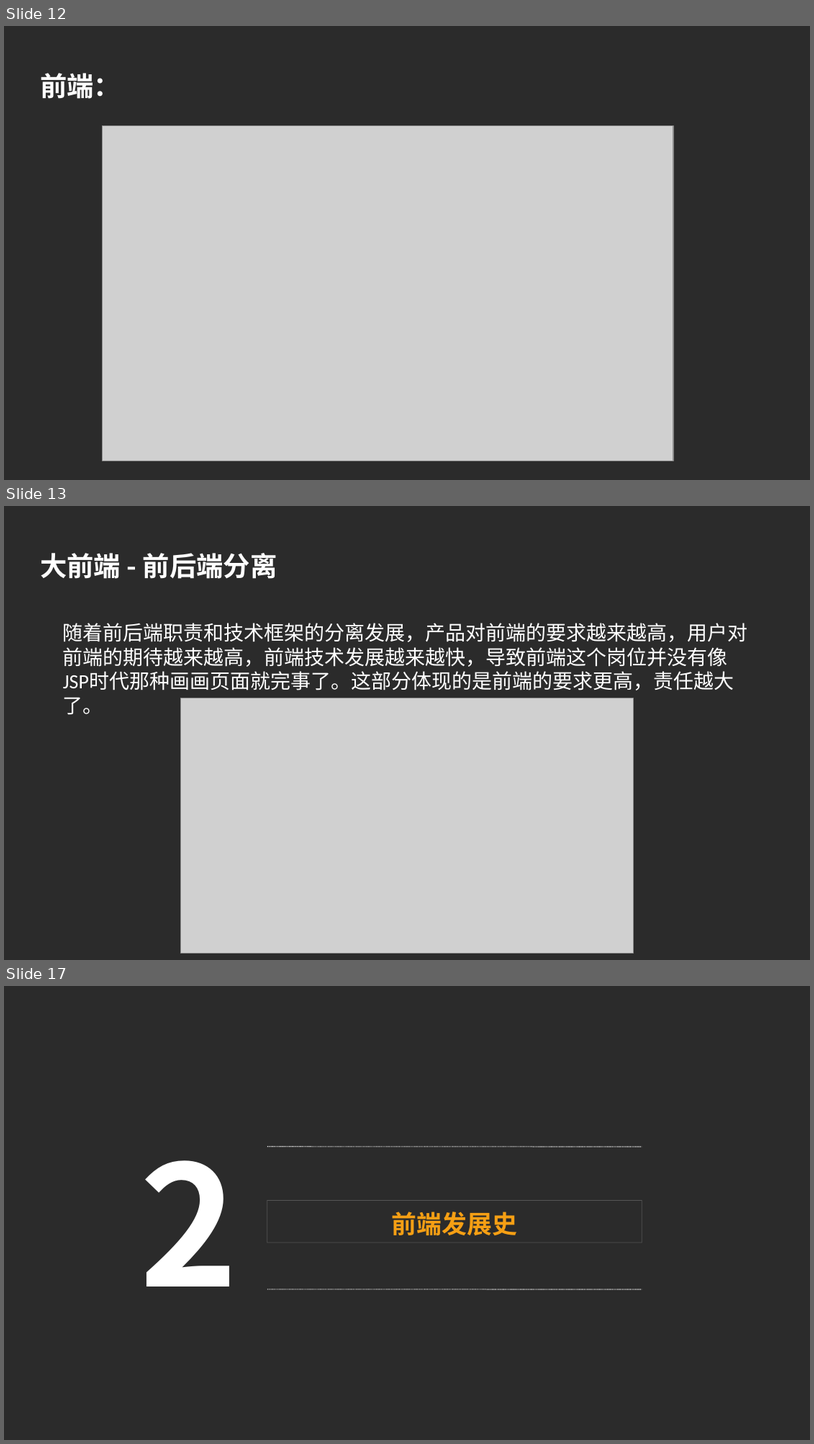
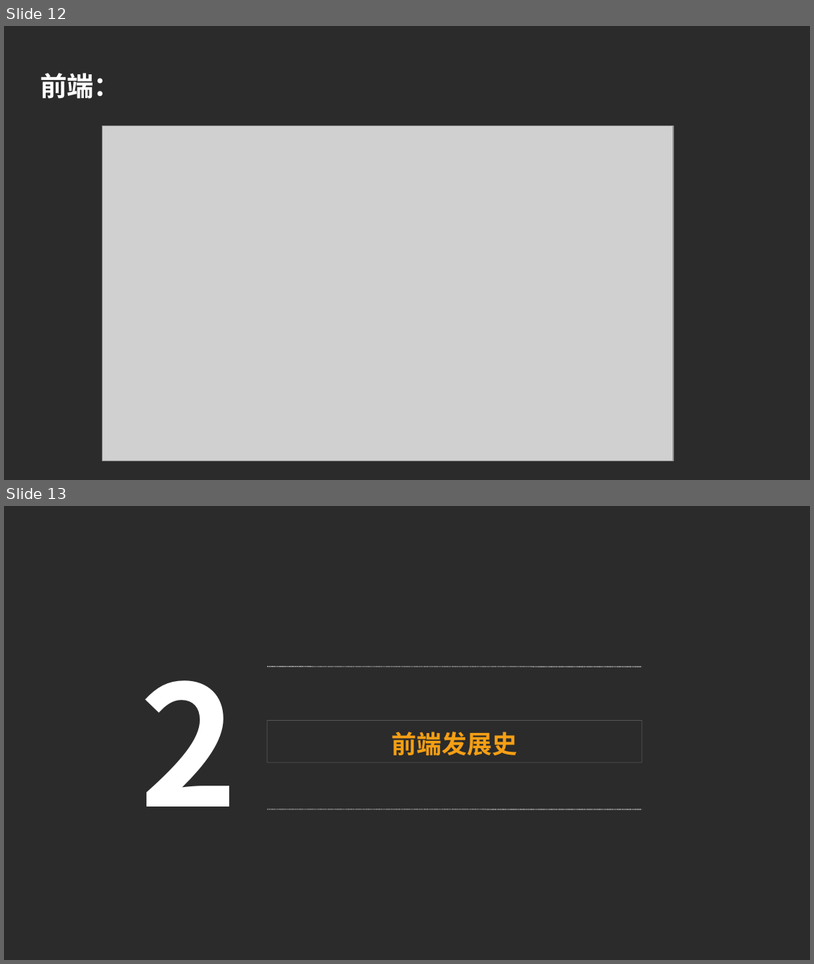
Before and after one commit to luke93h/git-blog, a slide deck: src/大前端简介.pptx. Shown one above the other, each under a label of ours: slides 12, 13 and 17 before the commit, slides 12 and 13 after it; the slides between them are not shown. The pictures are 814x1444 and 814x964 pixels, drawn with LibreOffice and Linux fonts; fonts in the diff are those of the drawing; grey boxes stand for pictures; background and template pictures are left out; a plain dark background stands for a picture behind light text. Boxes give left, top, right and bottom in pixels: in the first picture for what was removed or moved away, otherwise in the second. Text is boxed around its words. In the diff, an @@ line names an element or a change of style, - is before the commit and + after.

```diff
--- a/src/大前端简介.pptx
+++ b/src/大前端简介.pptx
@@ slide 13 removed at (4,506,810,960), background picture (left out) @@
@@ text removed at (40,553,278,579) @@
-大前端 - 前后端分离
@@ text removed at (63,623,748,715) @@
-随着前后端职责和技术框架的分离发展，产品对前端的要求越来越高，用户对前端的期待越来越高，前端技术发展越来越快，导致前端这个岗位并没有像JSP时代那种画画页面就完事了。这部分体现的是前端的要求更高，责任越大了。
@@ picture removed at (180,698,633,952) @@
@@ what was slide 17 is now slide 13 @@
```
Also in this commit, not shown: 4 slides changed, 3 other slides removed, 2 other files.
